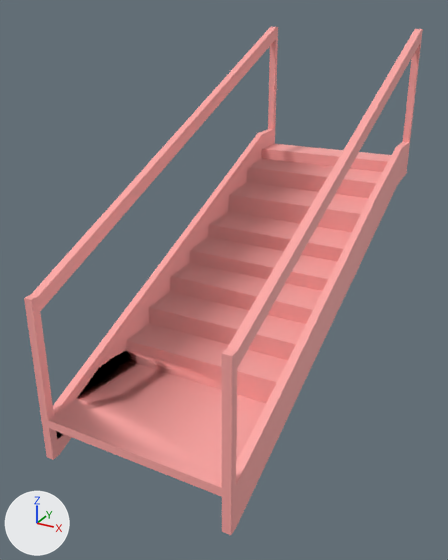
The FBX model Users/Kat/Models_FBX/Textured/Staircase.fbx as it was, and as the next commit left it.
The view is the same before and after, from a 50 mm lens placed at (-2.83, -2.99, 2.66), pointed at (-4.84, 0.67, 0.83). The lights are fixed; the arrows at lower left show +X, +Y and +Z. Where no turn or scale is listed for an object, it has been applied to the vertices.
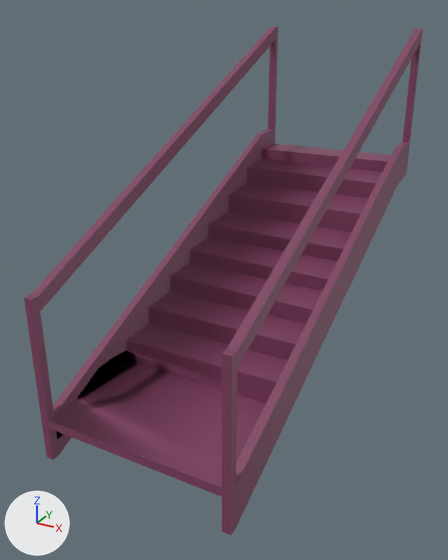
Edits to the bpy script that builds the scene:
```text
Add img_pillarshade_png:
    img_pillarshade_png = load_image('PillarShade.png', '_unpacked/PillarShade.png', 512, 512, 'sRGB')
Change mat_stairs:
    mat_stairs.texture: img_crate_png -> img_pillarshade_png
```

Location of each change, (x1, y1, x2, y2) in pixels of the pictures (448 x 560 px):
'pCube6', surface changed (pink to brown): (24, 27, 423, 535) in both
